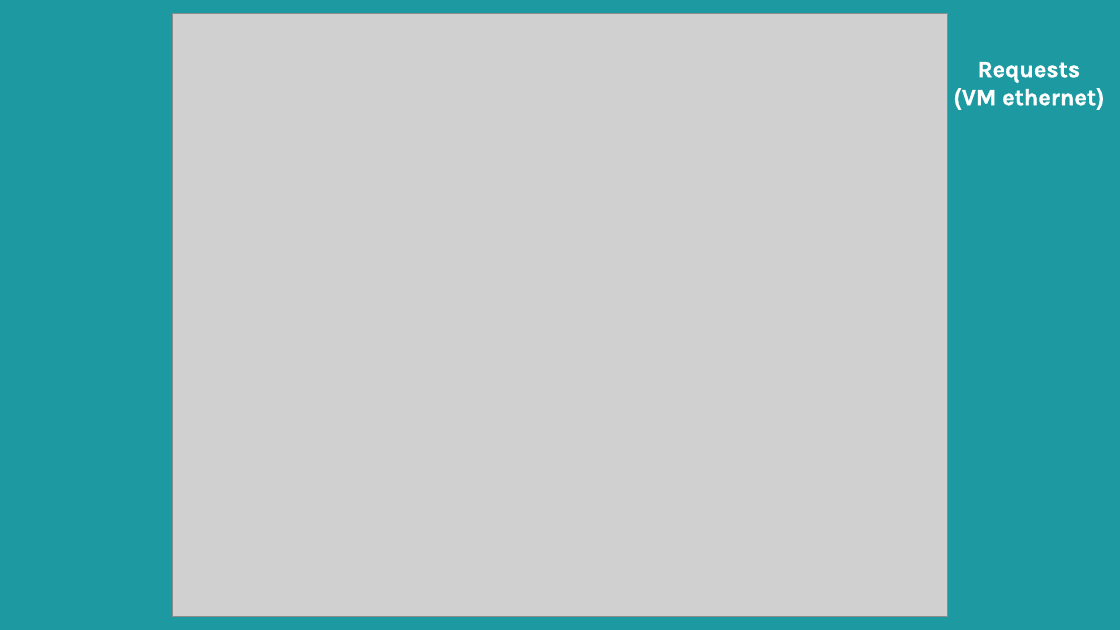
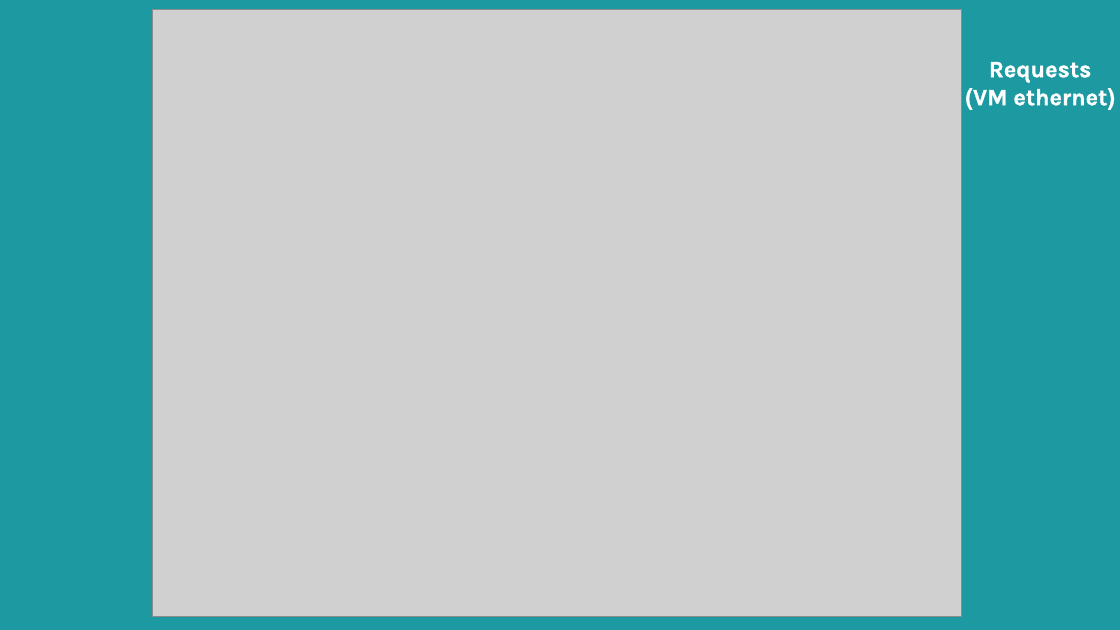
Before and after one commit to yoavhenig/Final-Project, a slide deck: slide 15 of מצגת הגנה.pptx (slide 14 before the commit). Drawn at 1120x630 pixels with LibreOffice and Linux fonts; fonts in the diff are those of the drawing; grey boxes stand for pictures. Boxes give left, top, right and bottom in pixels: in the first picture for what was removed or moved away, otherwise in the second. Text is boxed around its words. In the diff, an @@ line names an element or a change of style, - is before the commit and + after.

```diff
--- a/מצגת הגנה.pptx
+++ b/מצגת הגנה.pptx
@@ picture: place and size @@
-picture at bbox=[172, 13, 949, 618]
+picture at bbox=[152, 9, 961, 617]
@@ text "Requests": place and size @@
-text "Requests" at bbox=[962, 62, 1096, 106]
+text "Requests" at bbox=[973, 62, 1107, 106]
```
Also in this commit, not shown: 9 other slides changed, 6 slides added, 2 slides removed.
